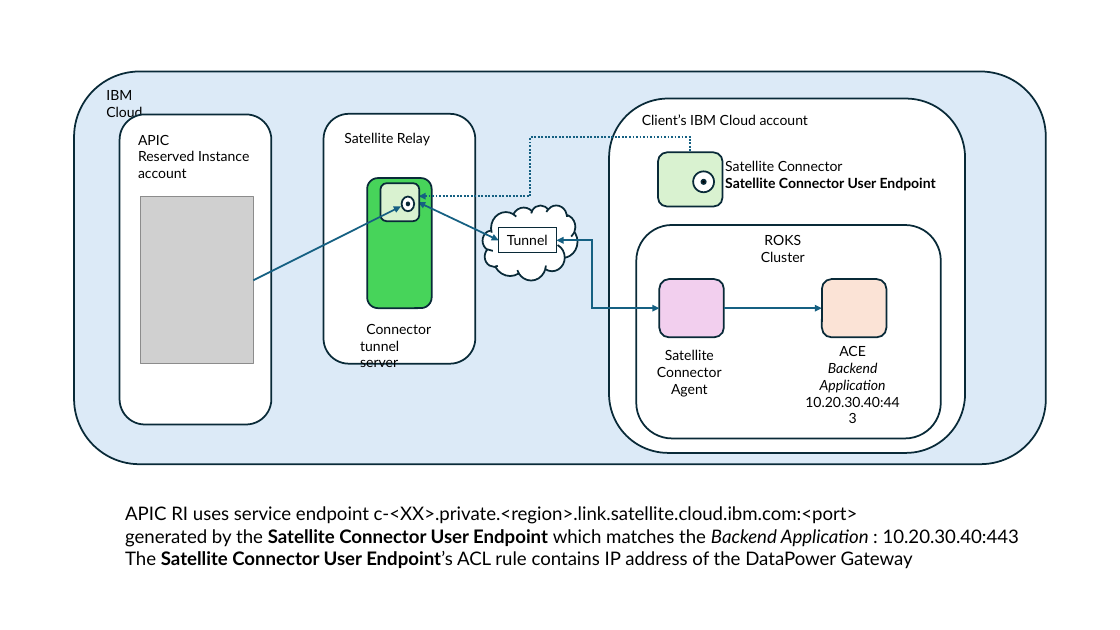
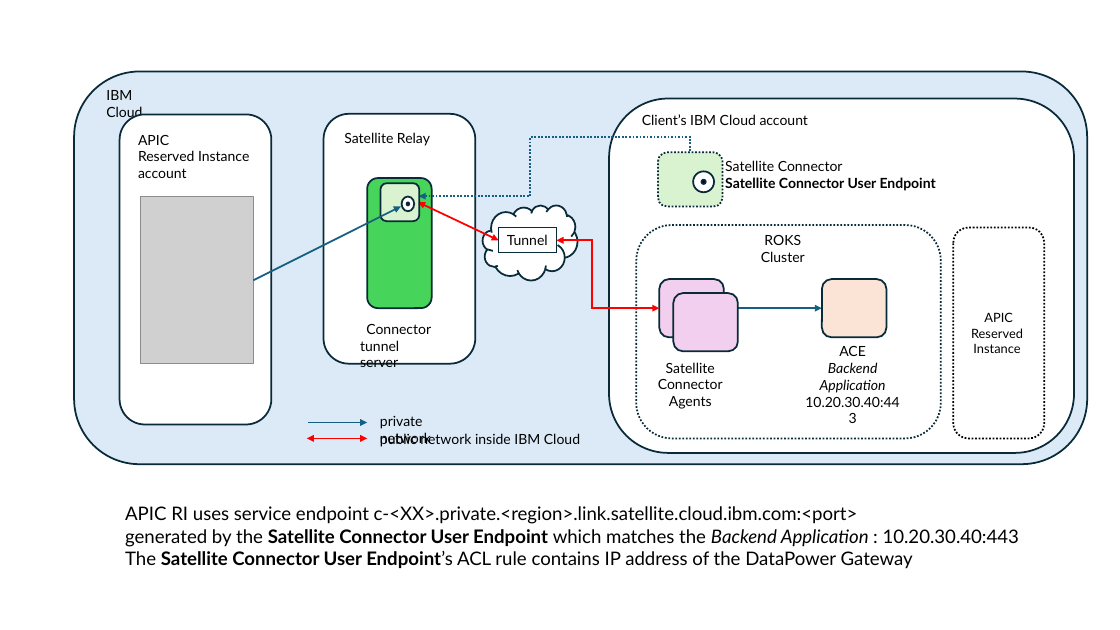
Before and after one commit to vannlam/ibmcloud, a slide deck: slide 14 of satellite/connector/src/slides.pptx. Drawn at 1120x630 pixels with LibreOffice and Linux fonts; fonts in the diff are those of the drawing; grey boxes stand for pictures. Boxes give left, top, right and bottom in pixels: in the first picture for what was removed or moved away, otherwise in the second. Text is boxed around its words. In the diff, an @@ line names an element or a change of style, - is before the commit and + after.

Commit message:
schema APIC

```diff
--- a/satellite/connector/src/slides.pptx
+++ b/satellite/connector/src/slides.pptx
@@ rounded rectangle: place and size @@
-rounded rectangle at <box>74,71,1046,465</box>
+rounded rectangle at <box>74,71,1087,465</box>
@@ rounded rectangle: place and size @@
-rounded rectangle at <box>609,98,965,453</box>
+rounded rectangle at <box>609,98,1074,453</box>
@@ rounded rectangle at <box>658,152,723,206</box>: outline #092A39 1.5 pt to #092A39 1.5 pt dashed @@
@@ double arrow (418, 202) - (499, 240): stroke #156082 1.5 pt to #FF0000 1.5 pt @@
@@ rounded rectangle at <box>637,225,941,439</box>: outline #092A39 1.5 pt to #092A39 1.5 pt dashed @@
@@ rounded rectangle added at <box>954,228,1044,439</box>, fill #FFFFFF, outline #000000 1.5 pt dashed, 11 pt, text #000000 @@
+APIC
+Reserved
+Instance
@@ elbow double arrow (557, 240) - (660, 308): stroke #156082 1.5 pt to #FF0000 1.5 pt @@
@@ rounded rectangle added at <box>674,293,739,351</box>, fill #F2CFEE, outline #092A39 1.5 pt @@
@@ text "Satellite": place and size @@
-text "Satellite" at <box>657,349,722,397</box>
+text "Satellite" at <box>658,362,723,409</box>
@@ text added at <box>380,416,431,447</box>, 12 pt, text #000000 @@
+private network
@@ text at <box>669,396,712,409</box>: text changed @@
-Agent
+Agents
@@ double arrow added from (307, 439) to (367, 439), #FF0000 1.5 pt @@
@@ arrow added from (308, 423) to (367, 423), #156082 1.5 pt @@
@@ text added at <box>380,432,580,447</box>, 12 pt, text #000000 @@
+public network inside IBM Cloud
```
Also in this commit, not shown: 3 other files.
